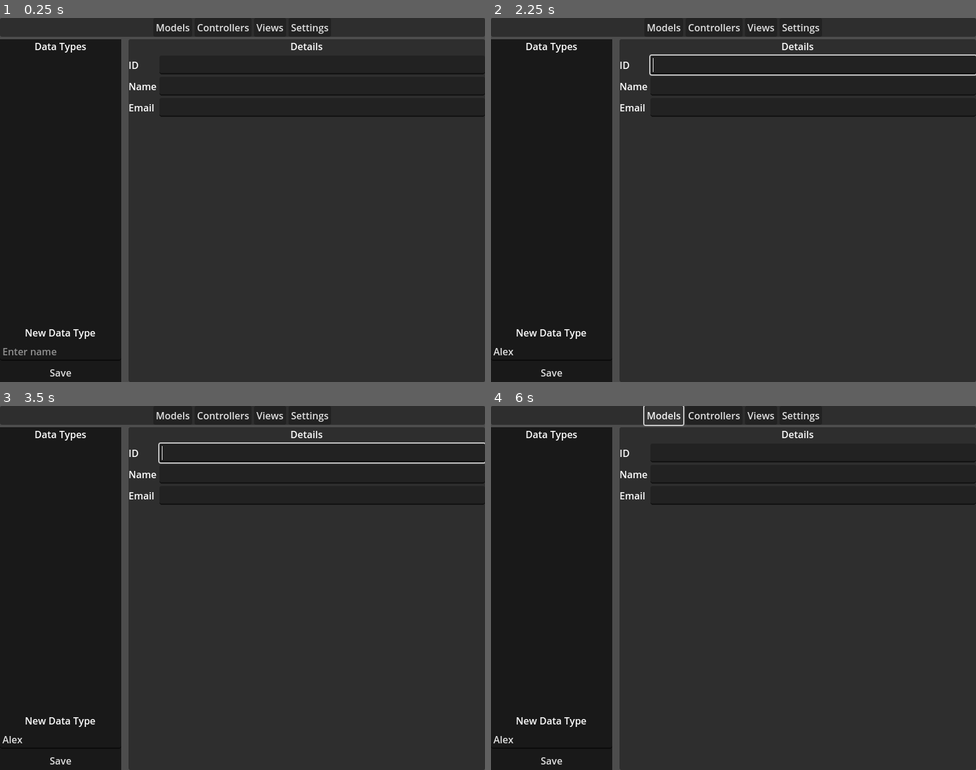
Above: before the commit, frames 1-4 (two rows, left to right).
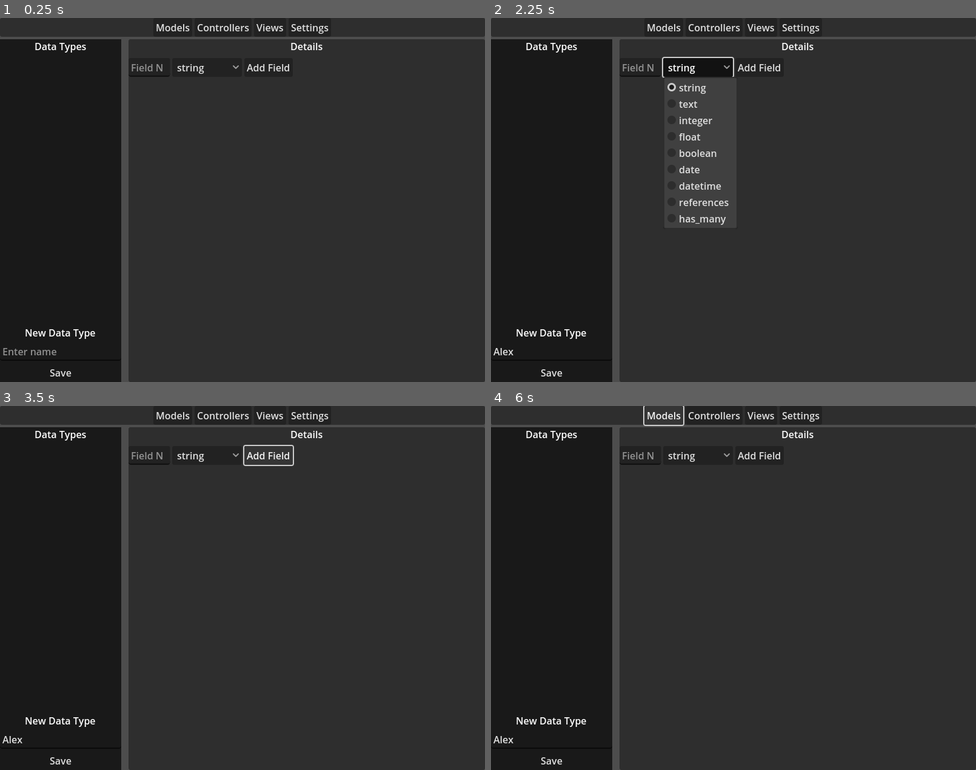
Above: after the commit, the same moments.

Repository: nofatetech/railsgui1
Game: Godot game, scene res://MainScene.tscn
The game is run twice, just before and just after one commit, with the same random seed, the same clock (stepped at 60 frames per second) and the same inputs.
Inputs (mouse positions are in pixels of both pictures, inside the frame that each line leads up to):
- Up to frame 1 (0.25 s): no input
- Up to frame 2 (2.25 s): click (549, 352) at 0.52 s; type "Alex" at 0.6 s; click "Save" at 1.25 s; click (699, 68) at 2 s, where only the run after the commit has a clickable "string"
- Up to frame 3 (3.5 s): click (266, 456) at 2.75 s, where only the run after the commit has a clickable "Add Field"
- Up to frame 4 (6 s): click "Models" at 3.5 s; click "Controllers" at 4.25 s; click "Views" at 5 s; click "Models" at 5.75 s

The runs differ from the first frame. In frame 1, 0.9% of the frame differs, in the area x 26-100%, y 12-28%; in frame 2, 3.4%, in the area x 26-100%, y 10-57%; in frame 3, 1.5%; in frame 4, 0.9%.
Error after the commit: Invalid access of index '0' on a base object of type: 'PackedInt32Array'. (res://Main.gd:172)

Commit message:
working on models

Diff:
--- a/redotsrc/railsgui1/Main.gd
+++ b/redotsrc/railsgui1/Main.gd
@@ -7,6 +7,11 @@
 @onready var line_edit_new_type = $VBoxContainer/ModelsContainer/Sidebar/VBoxContainer/NewDataTypeForm/LineEditNewType
 @onready var model_list = $VBoxContainer/ModelsContainer/Sidebar/VBoxContainer/ModelList
 @onready var line_edit_project_path = $VBoxContainer/SettingsContainer/VBoxContainer/HBoxContainer/LineEditProjectPath
+@onready var selected_model_label = $VBoxContainer/ModelsContainer/Editor/VBoxContainer/SelectedModelLabel
+@onready var fields_grid_container = $VBoxContainer/ModelsContainer/Editor/VBoxContainer/FieldsGridContainer
+@onready var line_edit_new_field_name = $VBoxContainer/ModelsContainer/Editor/VBoxContainer/AddFieldHBoxContainer/LineEditNewFieldName
+@onready var option_button_new_field_type = $VBoxContainer/ModelsContainer/Editor/VBoxContainer/AddFieldHBoxContainer/OptionButtonNewFieldType
+@onready var option_button_new_field_reference = $VBoxContainer/ModelsContainer/Editor/VBoxContainer/AddFieldHBoxContainer/OptionButtonNewFieldReference
 
 var rails_project_path = ""
 var settings_file = "user://settings.cfg"
@@ -17,6 +22,18 @@
 	views_container.hide()
 	settings_container.hide()
 	_load_settings()
+
+	option_button_new_field_type.add_item("string")
+	option_button_new_field_type.add_item("text")
+	option_button_new_field_type.add_item("integer")
+	option_button_new_field_type.add_item("float")
+	option_button_new_field_type.add_item("boolean")
+	option_button_new_field_type.add_item("date")
+	option_button_new_field_type.add_item("datetime")
+	option_button_new_field_type.add_item("references")
+	option_button_new_field_type.add_item("has_many")
+	option_button_new_field_type.connect("item_selected", _on_NewFieldType_item_selected)
+
 	_load_models()
 
 
@@ -35,6 +52,7 @@
 
 func _load_models():
 	model_list.clear()
+	option_button_new_field_reference.clear()
 
 	if rails_project_path.is_empty():
 		return
@@ -53,6 +71,7 @@
 					var model_name = file_name.get_basename()
 					if model_name != "application_record":
 						model_list.add_item(model_name.capitalize())
+						option_button_new_field_reference.add_item(model_name.capitalize())
 	else:
 		print("Error loading models: " + str(exit_code))
 		for line in output:
@@ -93,12 +112,42 @@
 	_load_models()
 
 
+func _clear_fields():
+	for child in fields_grid_container.get_children():
+		child.queue_free()
+
+
+func _on_ModelList_item_selected(index):
+	var model_name = model_list.get_item_text(index)
+	selected_model_label.text = model_name
+	_clear_fields()
+
+	var output = []
+	#var command = "cd " + rails_project_path + " && rails runner 'puts " + model_name + ".column_names.join(\"\\n\")'"
+	var command = "cd " + rails_project_path + " && rails runner 'puts model9.column_names.join(\"\\n\")'"
+	var exit_code = OS.execute("bash", ["-l", "-c", command], output, true)
+	print("LOADING FIELDS: ",command)
+
+	if exit_code == 0:
+		if !output.is_empty():
+			var all_lines = output[0].split("\n")
+			for line in all_lines:
+				if !line.is_empty():
+					var field_label = Label.new()
+					field_label.text = line.strip_edges()
+					fields_grid_container.add_child(field_label)
+	else:
+		print("Error loading model fields: " + str(exit_code))
+		for line in output:
+			print(line)
+
+
 func _on_ButtonSaveNewType_pressed():
 	var type_name = line_edit_new_type.text
 	if type_name.is_empty():
 		return
 
-	var command = "cd " + rails_project_path + " && rails generate scaffold " + type_name + ""
+	var command = "cd " + rails_project_path + " && rails generate scaffold " + type_name + " " + " && rails db:migrate"
 
 	var output = []
 	var exit_code = OS.execute("bash", ["-l", "-c", command], output, true)
@@ -109,3 +158,97 @@
 		print("Error creating scaffold: " + str(exit_code))
 		for line in output:
 			print(line)
+
+
+func _on_NewFieldType_item_selected(index):
+	var type = option_button_new_field_type.get_item_text(index)
+	if type == "references" or type == "has_many":
+		option_button_new_field_reference.show()
+	else:
+		option_button_new_field_reference.hide()
+
+
+func _on_ButtonAddNewField_pressed():
+	var selected_index = model_list.get_selected_items()[0]
+	var model_a_name = model_list.get_item_text(selected_index)
+
+	var field_name = line_edit_new_field_name.text
+	if field_name.is_empty():
+		return
+
+	var field_type = option_button_new_field_type.get_item_text(option_button_new_field_type.selected)
+
+	if field_type == "has_many":
+		var model_b_name = option_button_new_field_reference.get_item_text(option_button_new_field_reference.selected)
+
+		# 1. Migration
+		var migration_command = "cd " + rails_project_path + " && rails generate migration Add" + model_a_name + "To" + model_b_name + " " + model_a_name.to_lower() + ":references"
+		var output = []
+		var exit_code = OS.execute("bash", ["-l", "-c", migration_command], output, true)
+		if exit_code != 0:
+			print("Error creating migration: " + str(exit_code))
+			for line in output:
+				print(line)
+			return
+
+		# 2. Modify ModelA
+		var model_a_path = rails_project_path + "/app/models/" + model_a_name.to_lower() + ".rb"
+
+
+		#var model_a_file = File.new()
+		#model_a_file.open(model_a_path, File.READ_WRITE)
+
+		var model_a_file = FileAccess.open(model_a_path, FileAccess.READ_WRITE)
+		if model_a_file != null:
+			# File opened successfully, perform operations
+			print("File opened successfully")
+		else:
+			print("Failed to open file")
+
+		var model_a_content = model_a_file.get_as_text()
+		var new_model_a_content = model_a_content.replace("class " + model_a_name + " < ApplicationRecord", "class " + model_a_name + " < ApplicationRecord\n  has_many :" + field_name)
+		model_a_file.seek(0)
+		model_a_file.store_string(new_model_a_content)
+		model_a_file.close()
+
+		# 3. Modify ModelB
+		var model_b_path = rails_project_path + "/app/models/" + model_b_name.to_lower() + ".rb"
+
+		#var model_b_file = File.new()
+		#model_b_file.open(model_b_path, File.READ_WRITE)
+
+
+		var model_b_file = FileAccess.open(model_a_path, FileAccess.READ_WRITE)
+		if model_b_file != null:
+			# File opened successfully, perform operations
+			print("File opened successfully")
+		else:
+			print("Failed to open file")
+
+
+		var model_b_content = model_b_file.get_as_text()
+		var new_model_b_content = model_b_content.replace("class " + model_b_name + " < ApplicationRecord", "class " + model_b_name + " < ApplicationRecord\n  belongs_to :" + model_a_name.to_lower())
+		model_b_file.seek(0)
+		model_b_file.store_string(new_model_b_content)
+		model_b_file.close()
+
+		line_edit_new_field_name.text = ""
+		_on_ModelList_item_selected(selected_index)
+
+	else:
+		var full_field_type = field_type
+		if field_type == "references":
+			var referenced_model = option_button_new_field_reference.get_item_text(option_button_new_field_reference.selected)
+			full_field_type = referenced_model.to_lower() + ":references"
+
+		var command = "cd " + rails_project_path + " && rails generate migration Add" + field_name.capitalize() + "To" + model_a_name + " " + field_name + ":" + full_field_type
+
+		var output = []
+		var exit_code = OS.execute("bash", ["-l", "-c", command], output, true)
+		if exit_code == 0:
+			line_edit_new_field_name.text = ""
+			_on_ModelList_item_selected(selected_index)
+		else:
+			print("Error adding field: " + str(exit_code))
+			for line in output:
+				print(line)
--- a/redotsrc/railsgui1/MainScene.tscn
+++ b/redotsrc/railsgui1/MainScene.tscn
@@ -89,38 +89,32 @@
 [node name="VBoxContainer" type="VBoxContainer" parent="VBoxContainer/ModelsContainer/Editor"]
 layout_mode = 2
 
-[node name="Label" type="Label" parent="VBoxContainer/ModelsContainer/Editor/VBoxContainer"]
+[node name="SelectedModelLabel" type="Label" parent="VBoxContainer/ModelsContainer/Editor/VBoxContainer"]
 layout_mode = 2
 text = "Details"
 horizontal_alignment = 1
 
-[node name="GridContainer" type="GridContainer" parent="VBoxContainer/ModelsContainer/Editor/VBoxContainer"]
+[node name="FieldsGridContainer" type="GridContainer" parent="VBoxContainer/ModelsContainer/Editor/VBoxContainer"]
 layout_mode = 2
 columns = 2
 
-[node name="Label" type="Label" parent="VBoxContainer/ModelsContainer/Editor/VBoxContainer/GridContainer"]
+[node name="AddFieldHBoxContainer" type="HBoxContainer" parent="VBoxContainer/ModelsContainer/Editor/VBoxContainer"]
 layout_mode = 2
-text = "ID"
 
-[node name="LineEdit" type="LineEdit" parent="VBoxContainer/ModelsContainer/Editor/VBoxContainer/GridContainer"]
+[node name="LineEditNewFieldName" type="LineEdit" parent="VBoxContainer/ModelsContainer/Editor/VBoxContainer/AddFieldHBoxContainer"]
 layout_mode = 2
-size_flags_horizontal = 3
+placeholder_text = "Field Name"
 
-[node name="Label2" type="Label" parent="VBoxContainer/ModelsContainer/Editor/VBoxContainer/GridContainer"]
+[node name="OptionButtonNewFieldType" type="OptionButton" parent="VBoxContainer/ModelsContainer/Editor/VBoxContainer/AddFieldHBoxContainer"]
 layout_mode = 2
-text = "Name"
 
-[node name="LineEdit2" type="LineEdit" parent="VBoxContainer/ModelsContainer/Editor/VBoxContainer/GridContainer"]
+[node name="OptionButtonNewFieldReference" type="OptionButton" parent="VBoxContainer/ModelsContainer/Editor/VBoxContainer/AddFieldHBoxContainer"]
+visible = false
 layout_mode = 2
-size_flags_horizontal = 3
 
-[node name="Label3" type="Label" parent="VBoxContainer/ModelsContainer/Editor/VBoxContainer/GridContainer"]
+[node name="ButtonAddNewField" type="Button" parent="VBoxContainer/ModelsContainer/Editor/VBoxContainer/AddFieldHBoxContainer"]
 layout_mode = 2
-text = "Email"
-
-[node name="LineEdit3" type="LineEdit" parent="VBoxContainer/ModelsContainer/Editor/VBoxContainer/GridContainer"]
-layout_mode = 2
-size_flags_horizontal = 3
+text = "Add Field"
 
 [node name="ControllersContainer" type="PanelContainer" parent="VBoxContainer"]
 visible = false
@@ -179,5 +173,7 @@
 [connection signal="pressed" from="VBoxContainer/MenuContainer/HBoxContainer/ControllersButton" to="." method="_on_ControllersButton_pressed"]
 [connection signal="pressed" from="VBoxContainer/MenuContainer/HBoxContainer/ViewsButton" to="." method="_on_ViewsButton_pressed"]
 [connection signal="pressed" from="VBoxContainer/MenuContainer/HBoxContainer/SettingsButton" to="." method="_on_SettingsButton_pressed"]
+[connection signal="item_selected" from="VBoxContainer/ModelsContainer/Sidebar/VBoxContainer/ModelList" to="." method="_on_ModelList_item_selected"]
 [connection signal="pressed" from="VBoxContainer/ModelsContainer/Sidebar/VBoxContainer/NewDataTypeForm/ButtonSaveNewType" to="." method="_on_ButtonSaveNewType_pressed"]
+[connection signal="pressed" from="VBoxContainer/ModelsContainer/Editor/VBoxContainer/AddFieldHBoxContainer/ButtonAddNewField" to="." method="_on_ButtonAddNewField_pressed"]
 [connection signal="pressed" from="VBoxContainer/SettingsContainer/VBoxContainer/HBoxContainer/ButtonSaveSettings" to="." method="_on_ButtonSaveSettings_pressed"]
